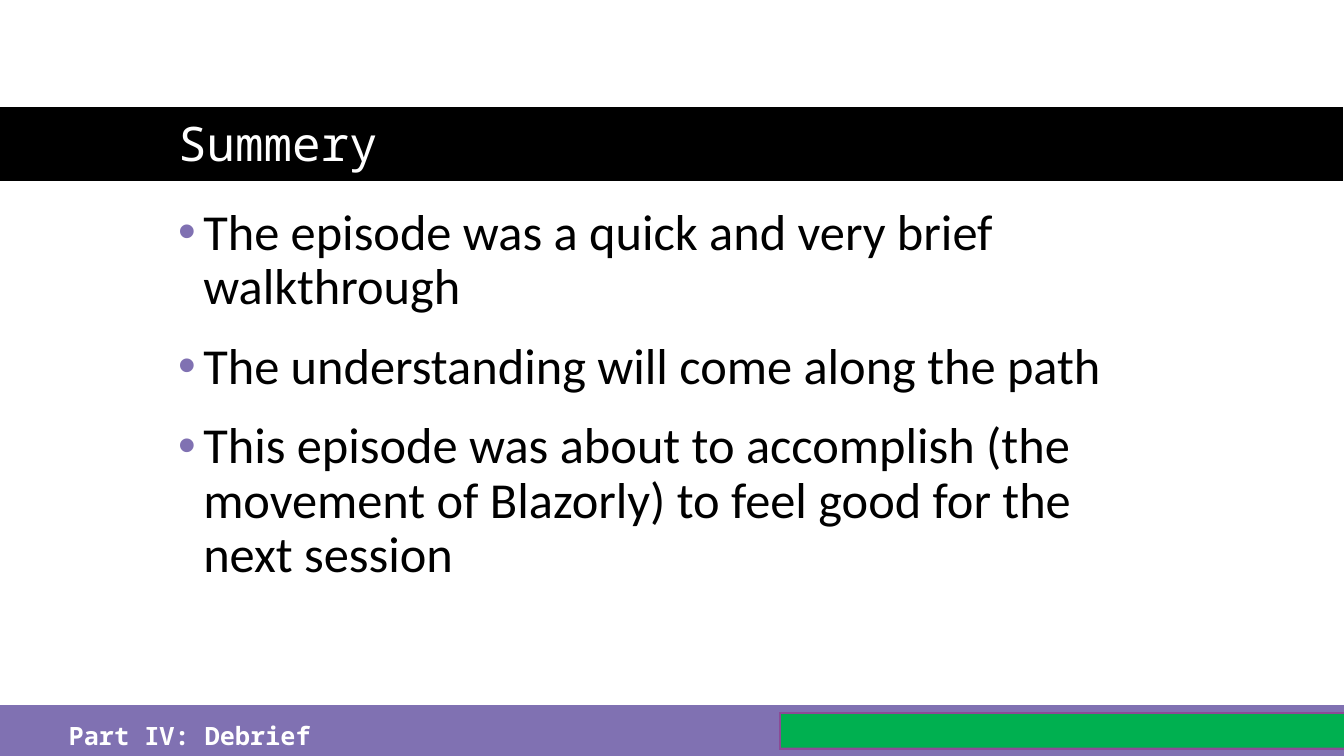
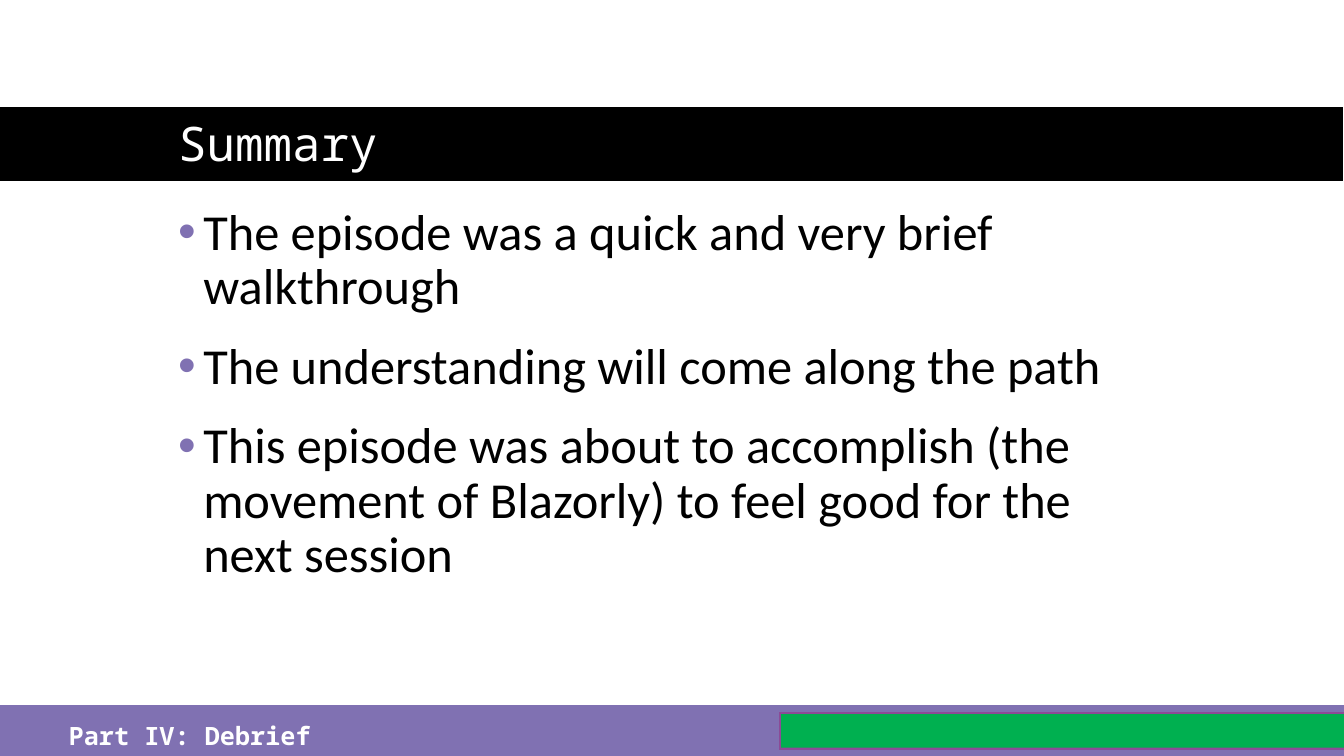
Before and after one commit to just-the-benno/BlazQ, a slide deck: slide 34 of episode1/media/slides-episode-1.pptx. Drawn at 1344x756 pixels with LibreOffice and Linux fonts; fonts in the diff are those of the drawing; background and template pictures are left out. Boxes give left, top, right and bottom in pixels: in the first picture for what was removed or moved away, otherwise in the second. Text is boxed around its words. In the diff, an @@ line names an element or a change of style, - is before the commit and + after.

Commit message:
correct spelling in slides ep01

```diff
--- a/episode1/media/slides-episode-1.pptx
+++ b/episode1/media/slides-episode-1.pptx
@@ title at (x1=178, y1=126, x2=378, y2=173): text changed @@
-Summery
+Summary
```
Also in this commit, not shown: 19 other slides changed, 2 other files.
